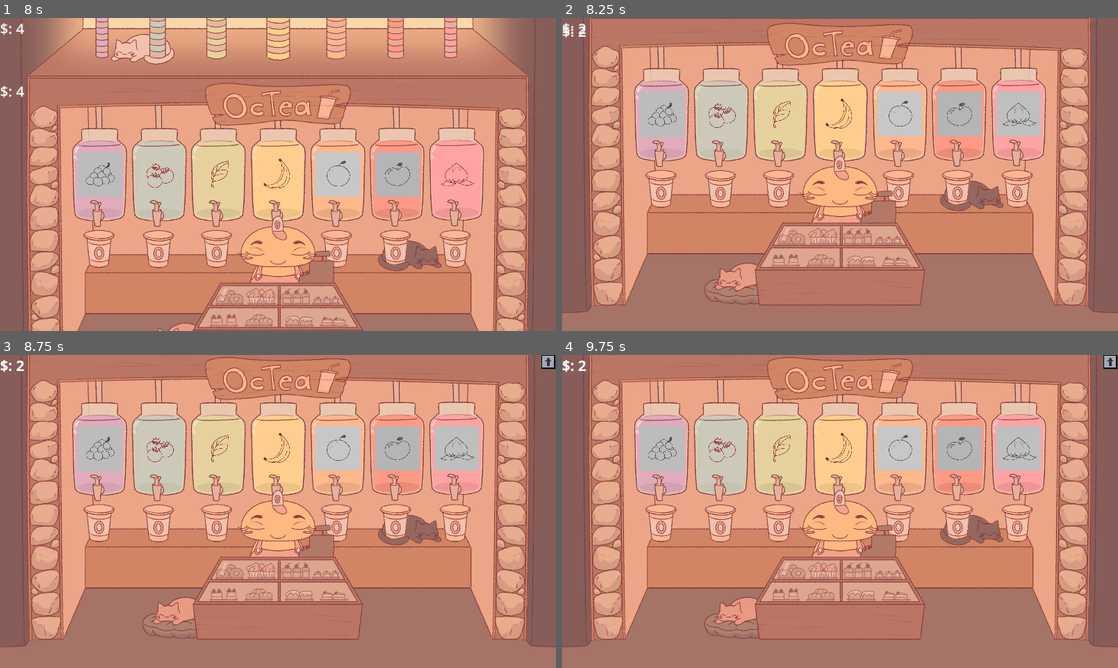
Above: before the commit, frames 1-4 (two rows, left to right).
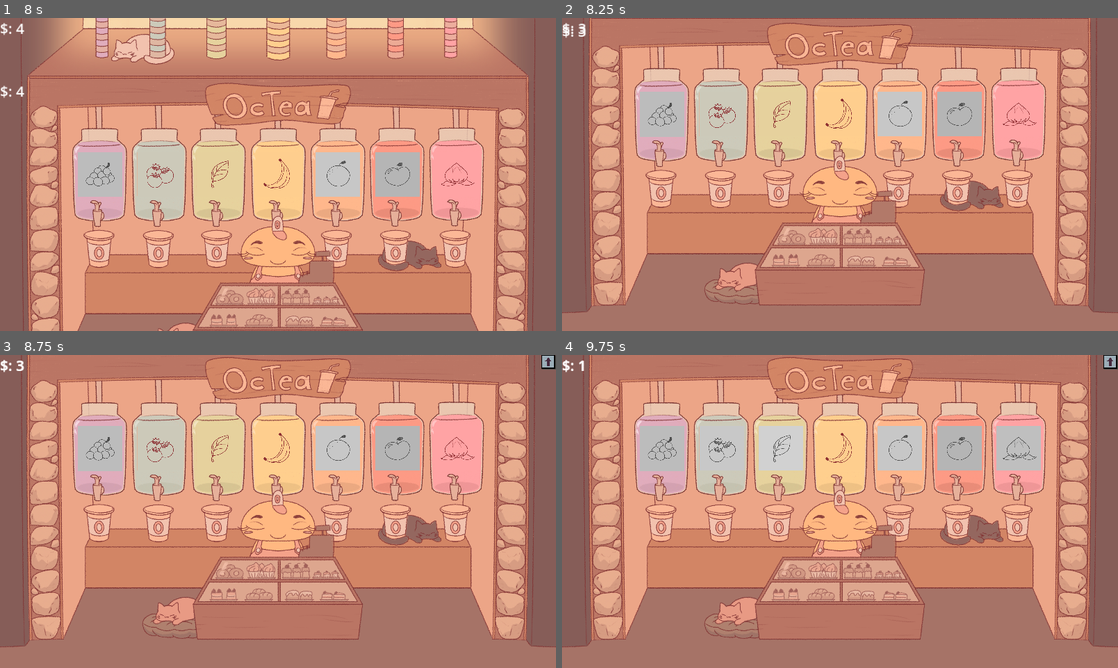
Above: after the commit, the same moments.

Repository: Spedinja/GGJ25
Game: Godot game, scene res://scenes/main_menu.tscn
Same seed, same stepped clock (60 frames per second), same inputs: the game is played once before the commit and once after it. Sound files missing from this copy of the repository are replaced by a short silence.
Inputs (mouse positions are in pixels of both pictures, inside the frame that each line leads up to):
- Up to frame 1 (8 s): click "Start Game" at 0.5 s; click (550, 324) at 1.25 s; click (100, 174) at 2 s; click (550, 24) at 2.75 s; move the mouse to (111, 168) at 3.52 s; click (111, 168) at 3.67 s; click (550, 324) at 4.25 s; move the mouse to (166, 190) at 5.02 s; click (166, 190) at 5.17 s; click (550, 24) at 5.75 s; move the mouse to (100, 86) at 6.52 s; click (100, 86) at 6.67 s; click (550, 324) at 7.25 s
- Up to frame 2 (8.25 s): click (723, 174) at 8 s
- Up to frame 3 (8.75 s): no input
- Up to frame 4 (9.75 s): click (778, 448) at 8.75 s; click (840, 448) at 9.5 s

Frame 1 is identical in both runs. In frame 2, 1.2% of the frame differs, in the area x 3-87%, y 2-38%; in frame 3, 1.2%; in frame 4, 1.2%, in the area x 2-44%, y 1-37%.

Commit message:
added all buttons

Diff:
--- a/scenes/player_area.tscn
+++ b/scenes/player_area.tscn
@@ -56,22 +56,32 @@
 [node name="BubbleSpawn_3" type="Node2D" parent="BubbleArea/SpawnArea/BubbleSpawn"]
 position = Vector2(747, 740)
 script = ExtResource("2_7d4fa")
+bubbleValue = 500.0
+arrStats = Array[float]([6.0, 10.0, 100.0])
 
 [node name="BubbleSpawn_4" type="Node2D" parent="BubbleArea/SpawnArea/BubbleSpawn"]
 position = Vector2(960, 708)
 script = ExtResource("2_7d4fa")
+bubbleValue = 10.0
+arrStats = Array[float]([100.0, 1000.0, 10000.0])
 
 [node name="BubbleSpawn_5" type="Node2D" parent="BubbleArea/SpawnArea/BubbleSpawn"]
 position = Vector2(1162, 731)
 script = ExtResource("2_7d4fa")
+bubbleValue = 80.0
+arrStats = Array[float]([90.0, 900.0, 1000.0])
 
 [node name="BubbleSpawn_6" type="Node2D" parent="BubbleArea/SpawnArea/BubbleSpawn"]
 position = Vector2(1367, 762)
 script = ExtResource("2_7d4fa")
+bubbleValue = 60.0
+arrStats = Array[float]([90.0, 90.0, 90.0])
 
 [node name="BubbleSpawn_7" type="Node2D" parent="BubbleArea/SpawnArea/BubbleSpawn"]
 position = Vector2(1555, 794)
 script = ExtResource("2_7d4fa")
+bubbleValue = 68.0
+arrStats = Array[float]([90.0, 60.0, 45.0])
 
 [node name="CollisionShape2D" type="CollisionShape2D" parent="BubbleArea/SpawnArea"]
 position = Vector2(960, 540)
--- a/scripts/shopUpgrades.gd
+++ b/scripts/shopUpgrades.gd
@@ -25,10 +25,10 @@
 
 func _on_btn_upgrade_1_pressed() -> void:
 	currentLvl = arrCurrLevel[0]
-	if currentLvl <= maxLvl:
+	if currentLvl < maxLvl:
 		print(currentLvl)
 		$"../../BubbleArea/SpawnArea/BubbleSpawn/BubbleSpawn_1".levelUp(currentLvl)
-		SignalManager.money_changed.emit((arrUpgradeCosts[0][arrCurrLevel[currentLvl]])*-1)
+		SignalManager.money_changed.emit((arrUpgradeCosts[0][currentLvl])*-1)
 		currentLvl = currentLvl+1
 		arrCurrLevel[0] = currentLvl
 
@@ -57,28 +57,53 @@
 
 func _on_btn_upgrade_2_pressed() -> void:
 	currentLvl = arrCurrLevel[1]
-	if currentLvl <= maxLvl:
+	if currentLvl < maxLvl:
 		$"../../BubbleArea/SpawnArea/BubbleSpawn/BubbleSpawn_2".levelUp(currentLvl)
-		SignalManager.money_changed.emit((arrUpgradeCosts[1][arrCurrLevel[currentLvl]])*-1)
+		SignalManager.money_changed.emit((arrUpgradeCosts[1][currentLvl])*-1)
 		currentLvl = currentLvl +1
 		arrCurrLevel[1] = currentLvl
 
 
 func _on_btn_upgrade_3_pressed() -> void:
-	pass # Replace with function body.
+	currentLvl = arrCurrLevel[2]
+	if currentLvl < maxLvl:
+		$"../../BubbleArea/SpawnArea/BubbleSpawn/BubbleSpawn_3".levelUp(currentLvl)
+		SignalManager.money_changed.emit((arrUpgradeCosts[2][currentLvl])*-1)
+		currentLvl = currentLvl +1
+		arrCurrLevel[2] = currentLvl
 
 
 func _on_btn_upgrade_4_pressed() -> void:
-	pass # Replace with function body.
+	currentLvl = arrCurrLevel[3]
+	if currentLvl < maxLvl:
+		$"../../BubbleArea/SpawnArea/BubbleSpawn/BubbleSpawn_4".levelUp(currentLvl)
+		SignalManager.money_changed.emit((arrUpgradeCosts[3][currentLvl])*-1)
+		currentLvl = currentLvl +1
+		arrCurrLevel[3] = currentLvl
 
 
 func _on_btn_upgrade_5_pressed() -> void:
-	pass # Replace with function body.
+	currentLvl = arrCurrLevel[4]
+	if currentLvl < maxLvl:
+		$"../../BubbleArea/SpawnArea/BubbleSpawn/BubbleSpawn_5".levelUp(currentLvl)
+		SignalManager.money_changed.emit((arrUpgradeCosts[4][currentLvl])*-1)
+		currentLvl = currentLvl +1
+		arrCurrLevel[4] = currentLvl
 
 
 func _on_btn_upgrade_6_pressed() -> void:
-	pass # Replace with function body.
+	currentLvl = arrCurrLevel[5]
+	if currentLvl < maxLvl:
+		$"../../BubbleArea/SpawnArea/BubbleSpawn/BubbleSpawn_6".levelUp(currentLvl)
+		SignalManager.money_changed.emit((arrUpgradeCosts[5][currentLvl])*-1)
+		currentLvl = currentLvl +1
+		arrCurrLevel[5] = currentLvl
 
 
 func _on_btn_upgrade_7_pressed() -> void:
-	pass # Replace with function body.
+	currentLvl = arrCurrLevel[6]
+	if currentLvl < maxLvl:
+		$"../../BubbleArea/SpawnArea/BubbleSpawn/BubbleSpawn_7".levelUp(currentLvl)
+		SignalManager.money_changed.emit((arrUpgradeCosts[6][currentLvl])*-1)
+		currentLvl = currentLvl +1
+		arrCurrLevel[6] = currentLvl
